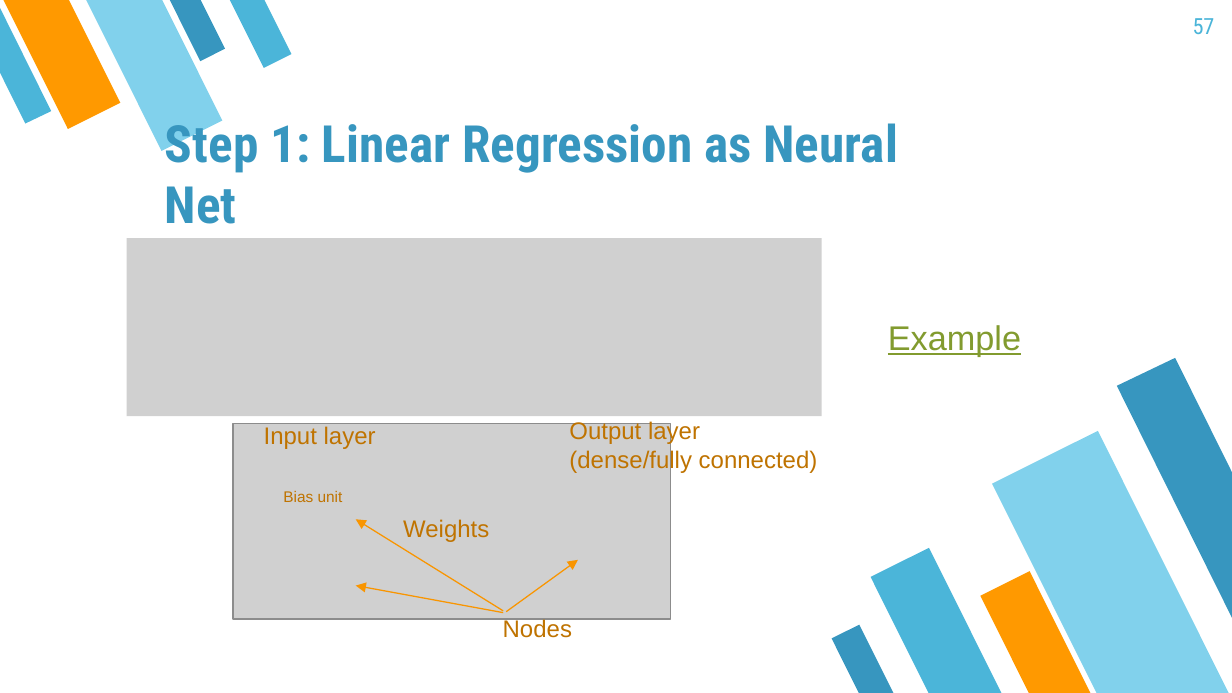
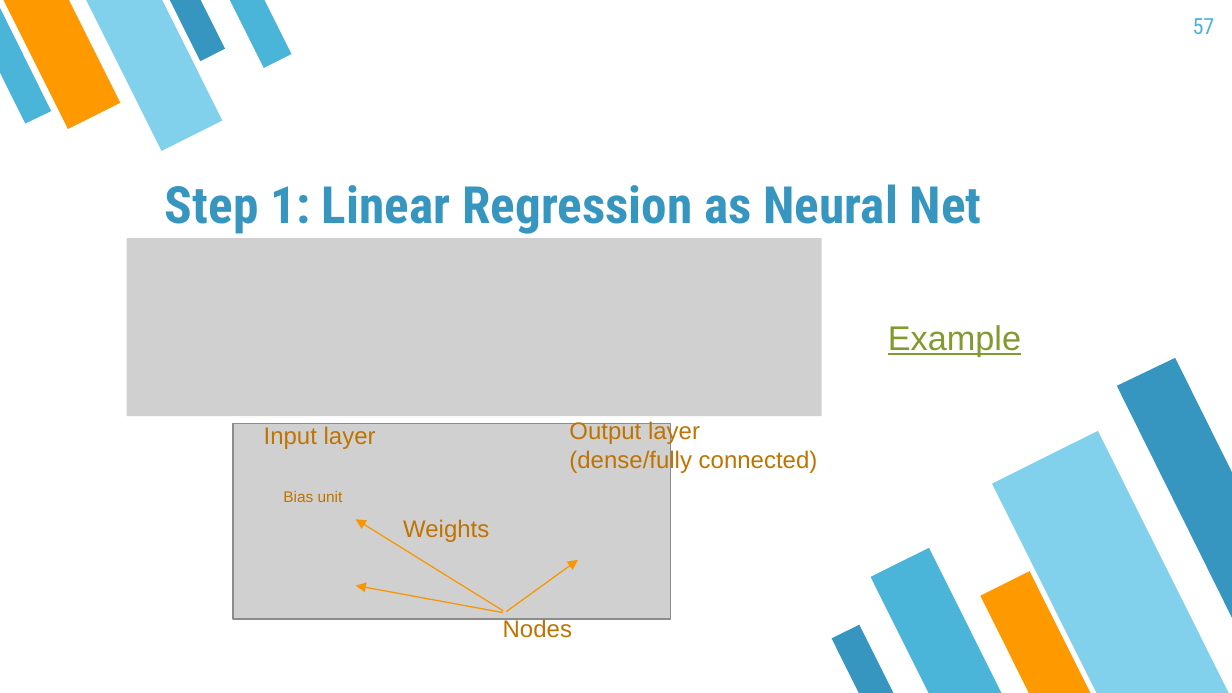
Before and after one commit to mayer79/ml_lecture, a slide deck: slide 57 of slides/ML_Lecture.pptx. Drawn at 1232x693 pixels with LibreOffice and Linux fonts; fonts in the diff are those of the drawing; grey boxes stand for pictures. Boxes give left, top, right and bottom in pixels: in the first picture for what was removed or moved away, otherwise in the second. Text is boxed around its words. In the diff, an @@ line names an element or a change of style, - is before the commit and + after.

```diff
--- a/slides/ML_Lecture.pptx
+++ b/slides/ML_Lecture.pptx
@@ title "Step 1: Linear Regression as ..." rewrapped from box(165, 115, 898, 224) to box(165, 184, 982, 234) @@
```
Also in this commit, not shown: 18 other slides changed.
